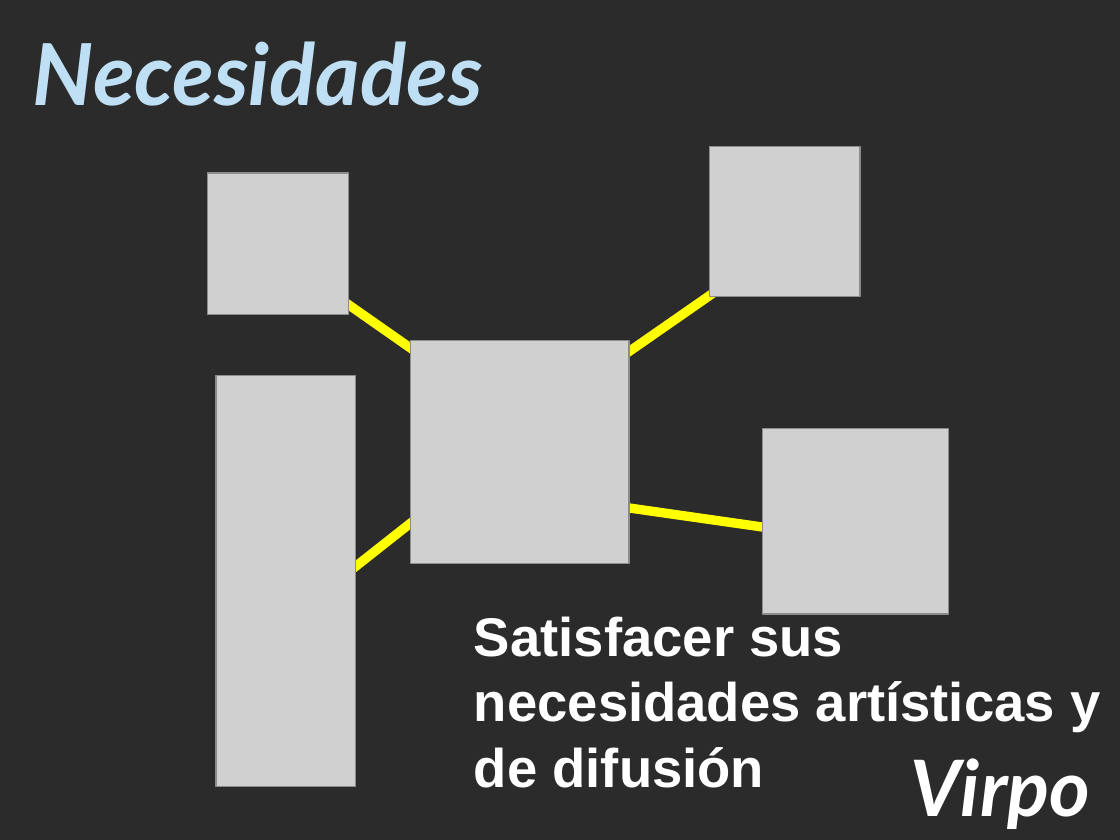
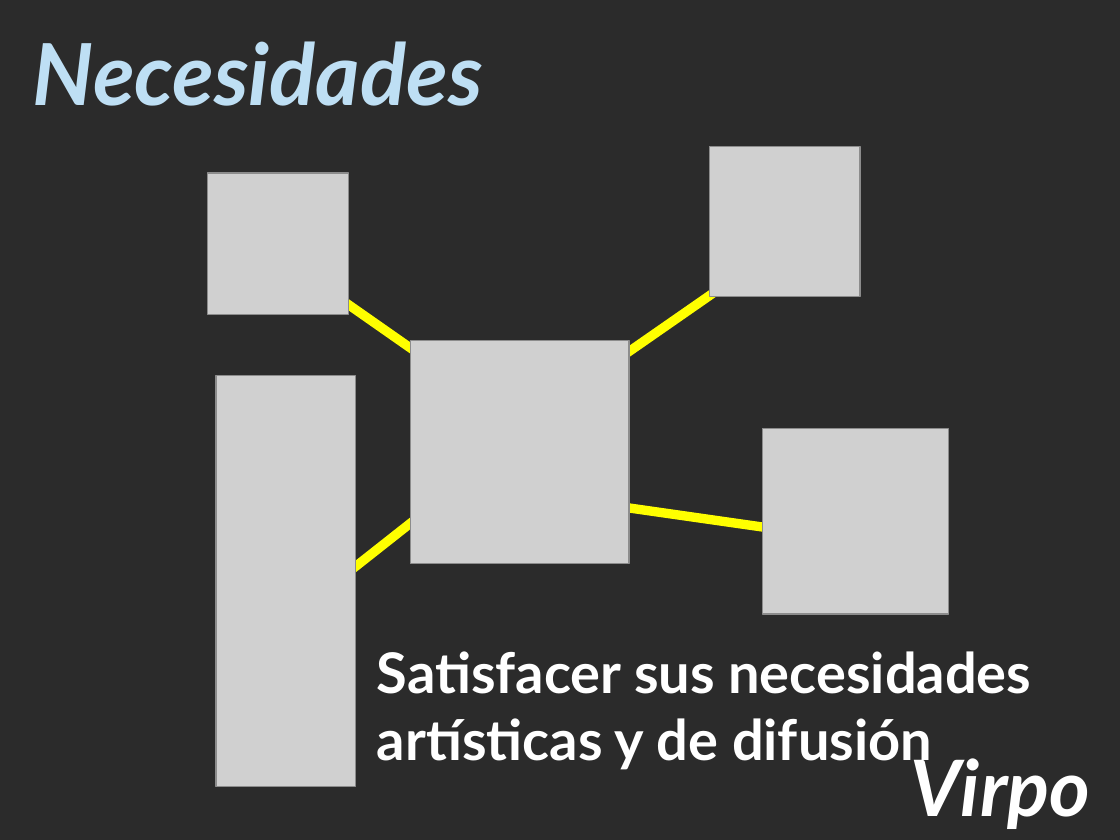
Before and after one commit to matiacc/virpo, a slide deck: slide 5 of Virpo Google/Documentacion/Virpo Iteracion Final.ppt. Drawn at 1120x840 pixels with LibreOffice and Linux fonts; fonts in the diff are those of the drawing; grey boxes stand for pictures; background and template pictures are left out; a plain dark background stands for a picture behind light text. Boxes give left, top, right and bottom in pixels: in the first picture for what was removed or moved away, otherwise in the second. Text is boxed around its words. In the diff, an @@ line names an element or a change of style, - is before the commit and + after.

```diff
--- a/Virpo Google/Documentacion/Virpo Iteracion Final.ppt
+++ b/Virpo Google/Documentacion/Virpo Iteracion Final.ppt
@@ text "Satisfacer sus necesidades artísticas y ...": place and size @@
-text "Satisfacer sus necesidades artísticas y ..." at [474,613,1100,788]
+text "Satisfacer sus necesidades artísticas y ..." at [377,651,1031,770]
@@ text "Satisfacer sus necesidades artísticas y ..." at [377,651,1031,770]: size 35 to 36 pt, font Arial to Lato @@
```
Also in this commit, not shown: 5 other slides changed.
